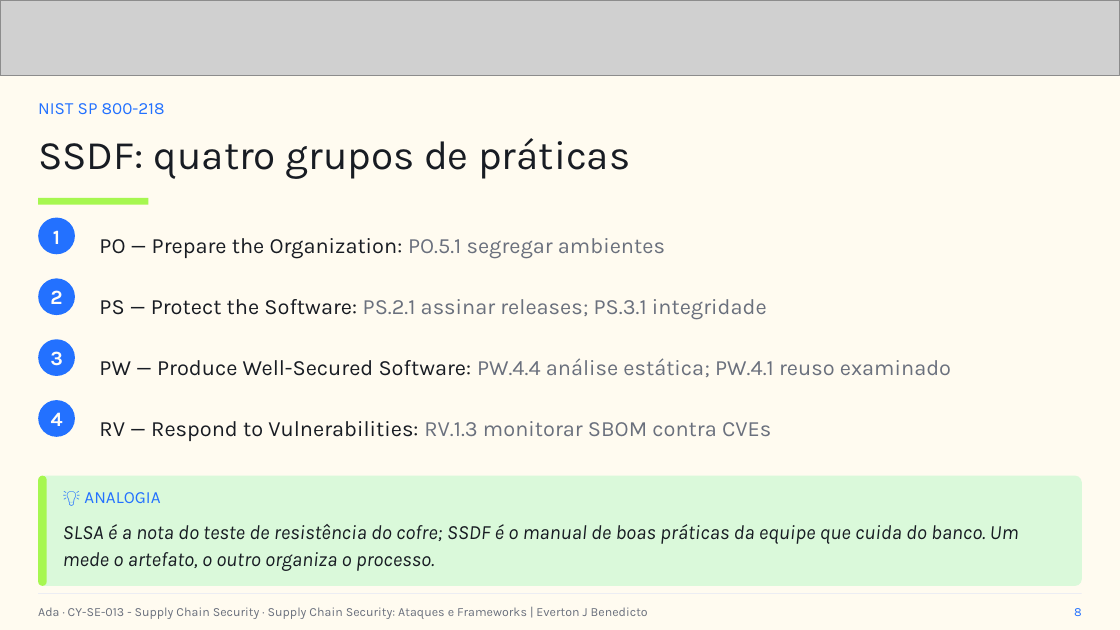
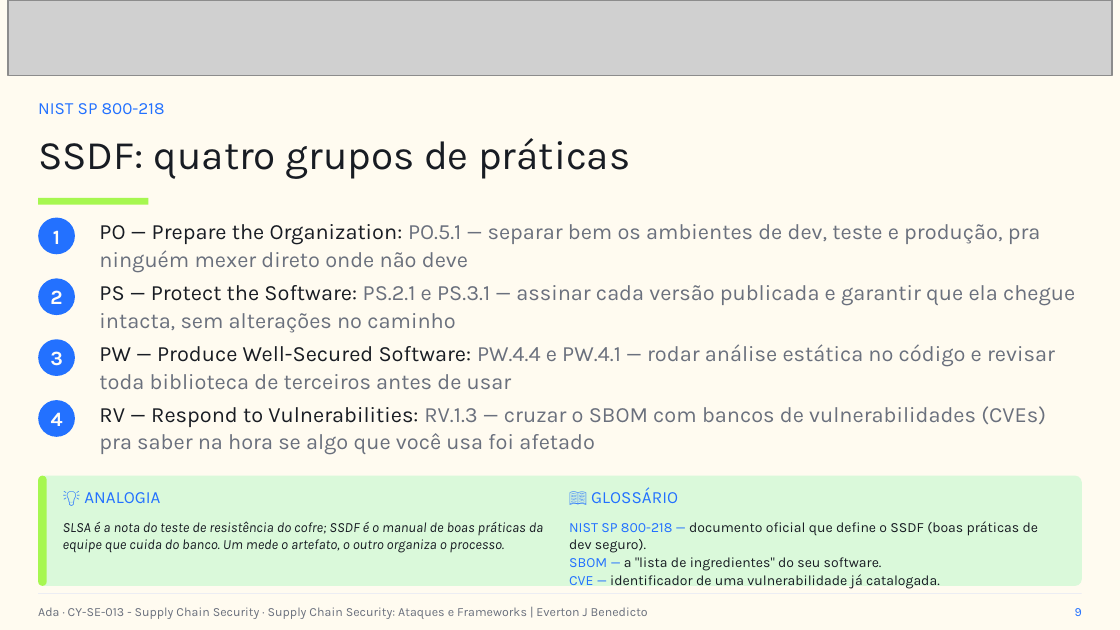
Before and after one commit to everton-dev/AdaTech.Aulas, a slide deck: slide 9 of CY-SE-013 - Supply Chain Security/slides/Aula_06_Supply_Chain_Security_Ataques_e_Frameworks.pptx (slide 8 before the commit). Drawn at 1120x630 pixels with LibreOffice and Linux fonts; fonts in the diff are those of the drawing; grey boxes stand for pictures. Boxes give left, top, right and bottom in pixels: in the first picture for what was removed or moved away, otherwise in the second. Text is boxed around its words. In the diff, an @@ line names an element or a change of style, - is before the commit and + after.

```diff
--- a/CY-SE-013 - Supply Chain Security/slides/Aula_06_Supply_Chain_Security_Ataques_e_Frameworks.pptx
+++ b/CY-SE-013 - Supply Chain Security/slides/Aula_06_Supply_Chain_Security_Ataques_e_Frameworks.pptx
@@ picture: place and size @@
-picture at (0,0,1120,75)
+picture at (8,0,1112,75)
@@ text at (99,224,1041,273): text changed; text colour #181C23 to #6A707D @@
-PO — Prepare the Organization: PO.5.1 segregar ambientes
+PO — Prepare the Organization: PO.5.1 — separar bem os ambientes de dev, teste e produção, pra ninguém mexer direto onde não deve
@@ text at (99,285,1075,333): text changed @@
-PS — Protect the Software: PS.2.1 assinar releases; PS.3.1 integridade
+PS — Protect the Software: PS.2.1 e PS.3.1 — assinar cada versão publicada e garantir que ela chegue intacta, sem alterações no caminho
@@ text at (99,344,1055,389): text changed @@
-PW — Produce Well-Secured Software: PW.4.4 análise estática; PW.4.1 reuso examinado
+PW — Produce Well-Secured Software: PW.4.4 e PW.4.1 — rodar análise estática no código e revisar toda biblioteca de terceiros antes de usar
@@ text at (99,406,1046,455): text changed @@
-RV — Respond to Vulnerabilities: RV.1.3 monitorar SBOM contra CVEs
+RV — Respond to Vulnerabilities: RV.1.3 — cruzar o SBOM com bancos de vulnerabilidades (CVEs) pra saber na hora se algo que você usa foi afetado
@@ text added at (591,488,678,503), 11 pt, text #2371FF @@
+📖 GLOSSÁRIO
@@ text "SLSA é a nota do ..." at (63,521,544,553): size 13 to 9 pt; line spacing 1.1 to 1.05 @@
@@ text added at (569,521,1038,589), 9 pt, text #181C23 @@
+NIST SP 800-218 — documento oficial que define o SSDF (boas práticas de dev seguro).
+SBOM — a "lista de ingredientes" do seu software.
+CVE — identificador de uma vulnerabilidade já catalogada.
@@ text at (1075,608,1082,616): text changed @@
-8
+9
```
Also in this commit, not shown: 12 other slides changed, 4 slides added.
